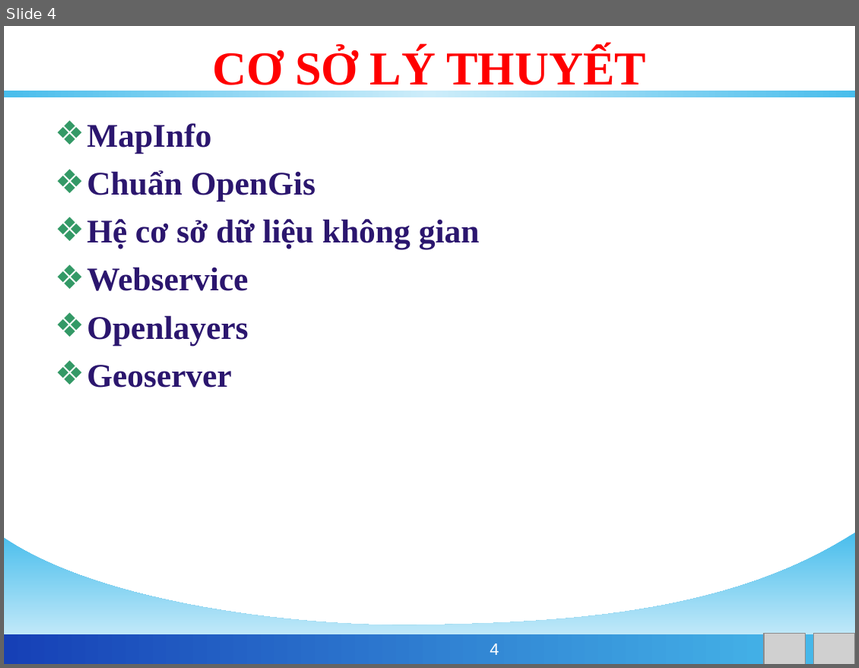
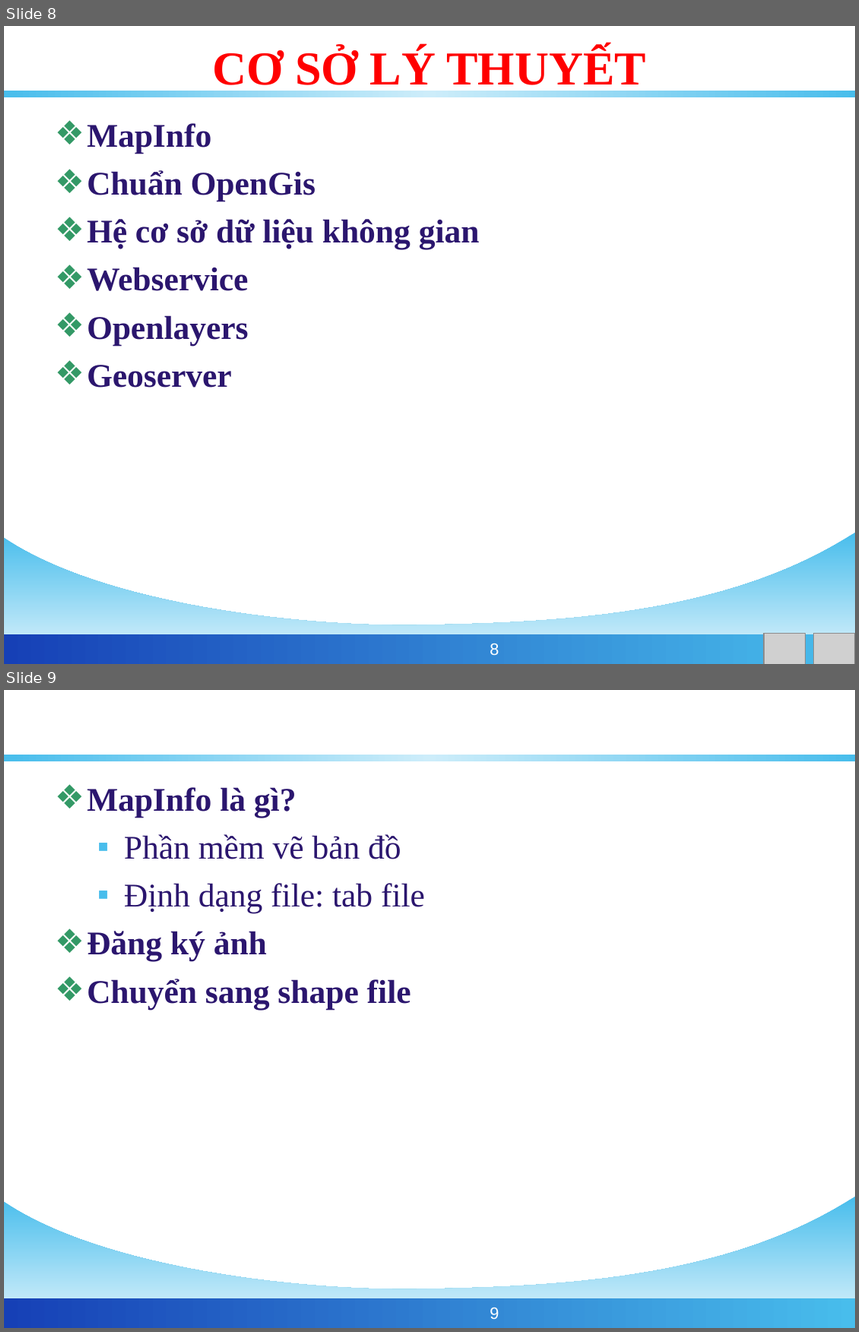
Before and after one commit to phamngsinh/cantho-webgis, a slide deck: Document/Bao Cao/BaoCaoLuanVan.ppt. Shown one above the other, each under a label of ours: slide 4 before the commit, slides 8 and 9 after it. The pictures are 859x668 and 859x1332 pixels, drawn with LibreOffice and Linux fonts; fonts in the diff are those of the drawing; grey boxes stand for pictures; background and template pictures are left out. Boxes give left, top, right and bottom in pixels: in the first picture for what was removed or moved away, otherwise in the second. Text is boxed around its words. In the diff, an @@ line names an element or a change of style, - is before the commit and + after.

```diff
--- a/Document/Bao Cao/BaoCaoLuanVan.ppt
+++ b/Document/Bao Cao/BaoCaoLuanVan.ppt
@@ slide 9 added at <box>4,690,855,1328</box>, background #FFFFFF; not listed: 3 template elements that a slide beside it also shows @@
@@ title added at <box>47,704,813,756</box>, 32 pt, text #FFFFFF, bold @@
+MAPINFO
@@ text added at <box>87,787,425,1009</box>, 28 pt, text #2B166E, bold @@
+❖ MapInfo là gì?
+  ▪ Phần mềm vẽ bản đồ
+  ▪ Định dạng file: tab file
+❖ Đăng ký ảnh
+❖ Chuyển sang shape file
@@ page number added at <box>490,1308,499,1319</box>, 14 pt, text #FFFFFF @@
+9
@@ what was slide 4 is now slide 8 @@
@@ page number at <box>490,644,499,655</box>: text changed @@
-4
+8
```
Also in this commit, not shown: 4 slides changed, 13 other slides added, 1 slide removed.
